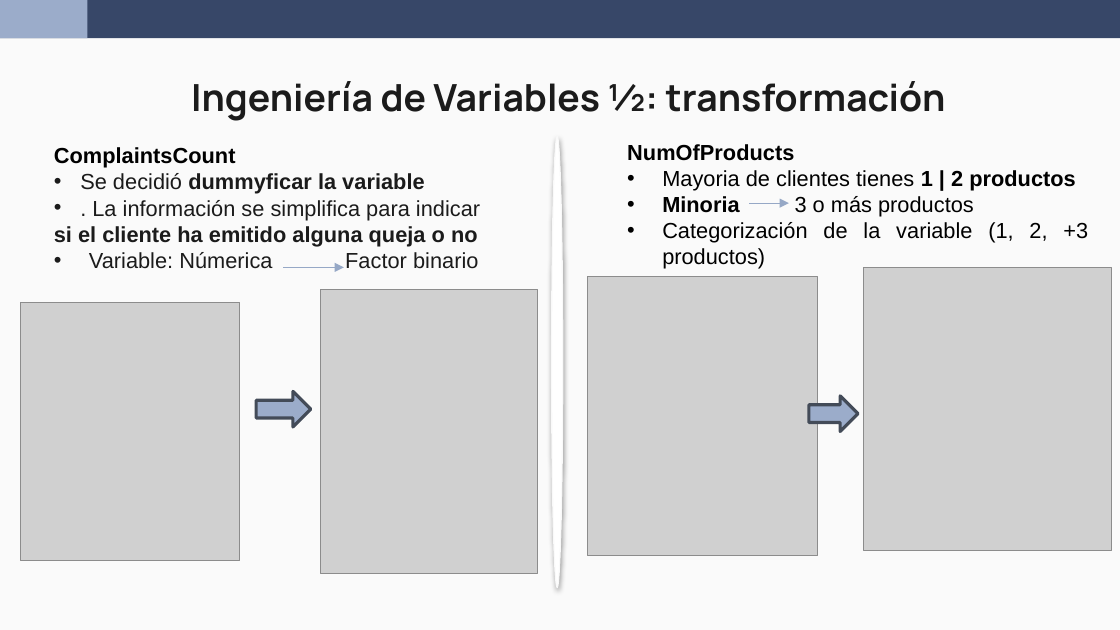
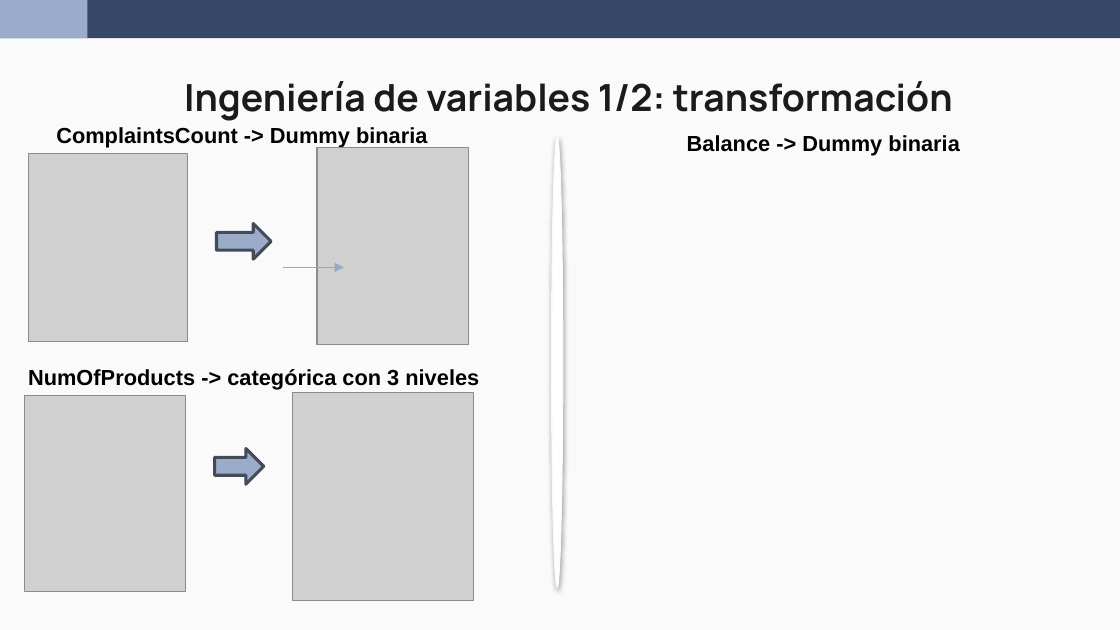
Before and after one commit to wen2111/Mineria, a slide deck: slide 6 of Entrega_2/00.REPORTE/Reporte_Grupo5.pptx. Drawn at 1120x630 pixels with LibreOffice and Linux fonts; fonts in the diff are those of the drawing; grey boxes stand for pictures. Boxes give left, top, right and bottom in pixels: in the first picture for what was removed or moved away, otherwise in the second. Text is boxed around its words. In the diff, an @@ line names an element or a change of style, - is before the commit and + after.

```diff
--- a/Entrega_2/00.REPORTE/Reporte_Grupo5.pptx
+++ b/Entrega_2/00.REPORTE/Reporte_Grupo5.pptx
@@ title at [184, 81, 953, 121]: text changed @@
-Ingeniería de Variables ½: transformación
+Ingeniería de variables 1/2: transformación
@@ text at [56, 127, 427, 148]: text changed; text colour #1B1B1B to #000000; bold on @@
-ComplaintsCount
-• Se decidió dummyficar la variable
-• . La información se simplifica para indicar
-si el cliente ha emitido alguna queja o no
-• Variable: Númerica Factor binario
+ComplaintsCount -> Dummy binaria
@@ picture: place and size @@
-picture at [320, 290, 538, 573]
+picture at [317, 148, 468, 345]
@@ text added at [687, 135, 959, 156], 14 pt, text #000000, bold @@
+Balance -> Dummy binaria
@@ picture: place and size @@
-picture at [20, 302, 240, 561]
+picture at [28, 153, 187, 340]
@@ arrow removed from (749, 203) to (788, 203) @@
@@ right arrow: place and size @@
-right arrow at [256, 391, 311, 427]
+right arrow at [216, 224, 271, 260]
@@ text at [28, 369, 479, 390]: text changed; bold on @@
-NumOfProducts
-• Mayoria de clientes tienes 1 | 2 productos
-• Minoria 3 o más productos
-• Categorización de la variable (1, 2, +3 productos)
+NumOfProducts -> categórica con 3 niveles
@@ picture: place and size @@
-picture at [588, 277, 818, 556]
+picture at [25, 395, 186, 591]
@@ picture: place and size @@
-picture at [864, 268, 1111, 551]
+picture at [292, 393, 474, 600]
@@ right arrow: place and size @@
-right arrow at [809, 395, 858, 431]
+right arrow at [215, 448, 264, 484]
```
Also in this commit, not shown: 3 other slides changed, 1 slide added, 1 slide removed.
